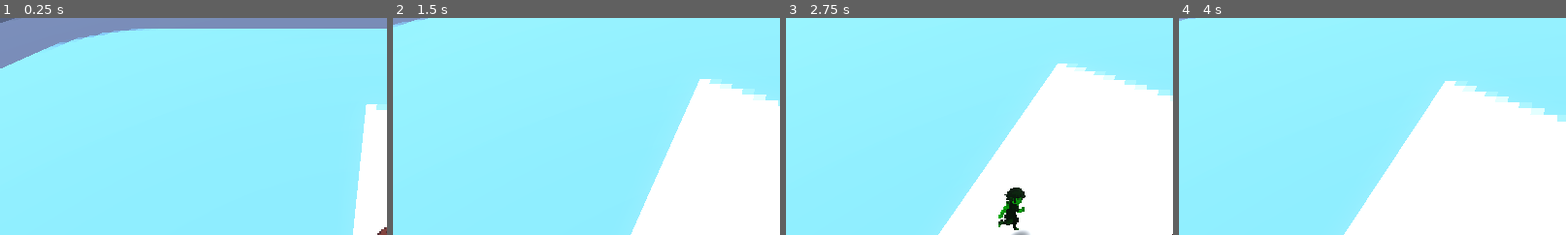
Above: before the commit, frames 1-4 (left to right).
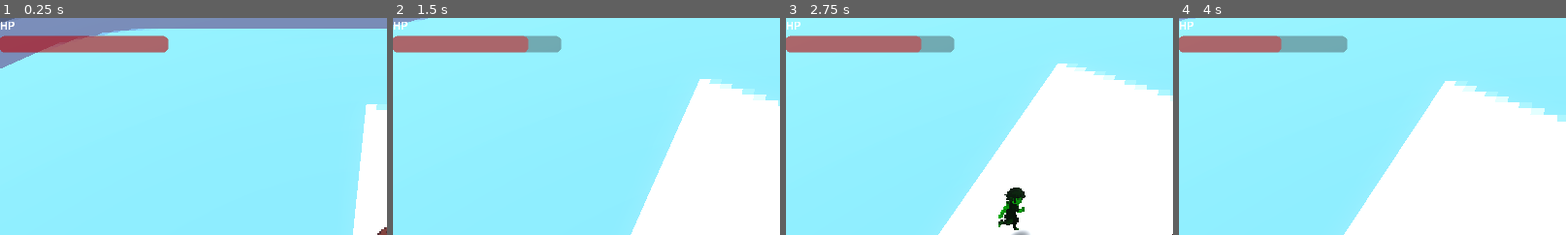
Above: after the commit, the same moments.

Repository: woliveira82/godot-prototype-2.5d
Game: Godot game, scene res://main.tscn
The game is run twice, just before and just after one commit, with the same random seed, the same clock (stepped at 60 frames per second) and the same inputs. The engine's default icon, where the game draws it, is replaced by a stand-in: a white triangle on a blue panel in a dark square.
Inputs:
- Up to frame 1 (0.25 s): no input
- Up to frame 2 (1.5 s): hold D (right) 0.53-1.28 s; tap Space (attack) at 0.6, 1.35 s; hold S (down) from 1.28 s (still down)
- Up to frame 3 (2.75 s): release S (down) at 2.03 s; hold D (right) from 2.03 s (still down); tap Space (attack) at 2.1 s
- Up to frame 4 (4 s): release D (right) at 2.78 s; hold W (up) 2.78-3.53 s; tap Space (attack) at 2.85, 3.6 s; hold A (left) from 3.53 s (still down)
The pictures show only the part of the screen within x 0-50%, y 0-50%; the shares and areas given below are measured in that part.

The runs differ from the first frame. In frame 1, 3.5% of the frame differs, in the area x 0-44%, y 1-17%; in frame 2, 3.5%; in frame 3, 3.5%; in frame 4, 3.5%.

Commit message:
feat: add hud and hp bar

Diff:
--- a/character.tscn
+++ b/character.tscn
@@ -1,6 +1,6 @@
 [gd_scene format=3 uid="uid://bs12xmu4sd4t2"]
 
-[ext_resource type="Script" uid="uid://bm47klwl5gc6i" path="res://character_body_3d.gd" id="1_qi5as"]
+[ext_resource type="Script" uid="uid://bm47klwl5gc6i" path="res://player.gd" id="1_88tkl"]
 [ext_resource type="Texture2D" uid="uid://xiguktuewsn" path="res://image/soft shadow.png" id="2_c1b4b"]
 [ext_resource type="Texture2D" uid="uid://wh8hrjgqptau" path="res://image/idle_down.png" id="2_jb3kq"]
 [ext_resource type="Texture2D" uid="uid://cn8i38qdwvdcc" path="res://image/idle_left.png" id="3_c1b4b"]
@@ -1007,7 +1007,7 @@
 [sub_resource type="CapsuleShape3D" id="CapsuleShape3D_88tkl"]
 
 [node name="Player" type="CharacterBody3D" unique_id=784886398 groups=["player"]]
-script = ExtResource("1_qi5as")
+script = ExtResource("1_88tkl")
 
 [node name="Shadow" type="Sprite3D" parent="." unique_id=2077779613]
 transform = Transform3D(1, 0, 0, 0, -2.9802322e-08, 1, 0, -1, -2.9802322e-08, 0, 0.01, 0.5)
--- /dev/null
+++ b/hud.gd
@@ -0,0 +1,20 @@
+extends CanvasLayer
+
+@onready var player := get_tree().get_first_node_in_group("player")
+@onready var hp_bar := $MarginContainer/VBoxContainer/ProgressBar
+
+
+func _ready():
+	player.hp_changed.connect(_on_hp_changed)
+
+
+func _on_hp_changed(current_hp: int, max_hp: int):
+	hp_bar.max_value = max_hp
+	hp_bar.value = current_hp
+	flash_hp_bar()
+
+
+func flash_hp_bar():
+	hp_bar.modulate = Color.WHITE
+	await get_tree().create_timer(0.08).timeout
+	hp_bar.modulate = Color.RED
--- a/main.tscn
+++ b/main.tscn
@@ -4,6 +4,7 @@
 [ext_resource type="PackedScene" uid="uid://bs12xmu4sd4t2" path="res://character.tscn" id="2_0xm2m"]
 [ext_resource type="PackedScene" uid="uid://c1yj0md5kqu3v" path="res://training_dummy.tscn" id="3_h2yge"]
 [ext_resource type="PackedScene" uid="uid://rkniy81ex7k7" path="res://enemy.tscn" id="4_1bvp3"]
+[ext_resource type="Script" uid="uid://m60rtnlbuq1v" path="res://hud.gd" id="5_lquwl"]
 
 [sub_resource type="ProceduralSkyMaterial" id="ProceduralSkyMaterial_7dm0k"]
 sky_horizon_color = Color(0.66224277, 0.6717428, 0.6867428, 1)
@@ -67,6 +68,29 @@
 [node name="Enemy7" parent="." unique_id=162533625 instance=ExtResource("4_1bvp3")]
 transform = Transform3D(1, 0, 0, 0, 1, 0, 0, 0, 1, 44.718147, 3.9098141, -41.856487)
 
+[node name="HUD" type="CanvasLayer" parent="." unique_id=1077008673]
+script = ExtResource("5_lquwl")
+
+[node name="MarginContainer" type="MarginContainer" parent="HUD" unique_id=680093873]
+offset_right = 40.0
+offset_bottom = 40.0
+
+[node name="VBoxContainer" type="VBoxContainer" parent="HUD/MarginContainer" unique_id=1403193074]
+layout_mode = 2
+
+[node name="Label" type="Label" parent="HUD/MarginContainer/VBoxContainer" unique_id=1253226971]
+layout_mode = 2
+text = "HP"
+
+[node name="ProgressBar" type="ProgressBar" parent="HUD/MarginContainer/VBoxContainer" unique_id=547261580]
+modulate = Color(1, 0, 0, 1)
+custom_minimum_size = Vector2(250, 24)
+layout_mode = 2
+max_value = 10.0
+step = 1.0
+value = 10.0
+show_percentage = false
+
 [editable path="Player"]
 [editable path="TrainingDummy"]
 [editable path="Enemy"]
--- a/character_body_3d.gd
+++ b/player.gd
@@ -1,4 +1,6 @@
 extends CharacterBody3D
+
+signal hp_changed(current_hp, max_hp)
 
 enum State {
 	IDLE,
@@ -128,6 +130,7 @@
 
 func take_damage(amount: int):
 	hp -= amount
+	emit_signal("hp_changed", hp, max_hp)
 	_hit_feedback()
 
 	if hp <= 0:
